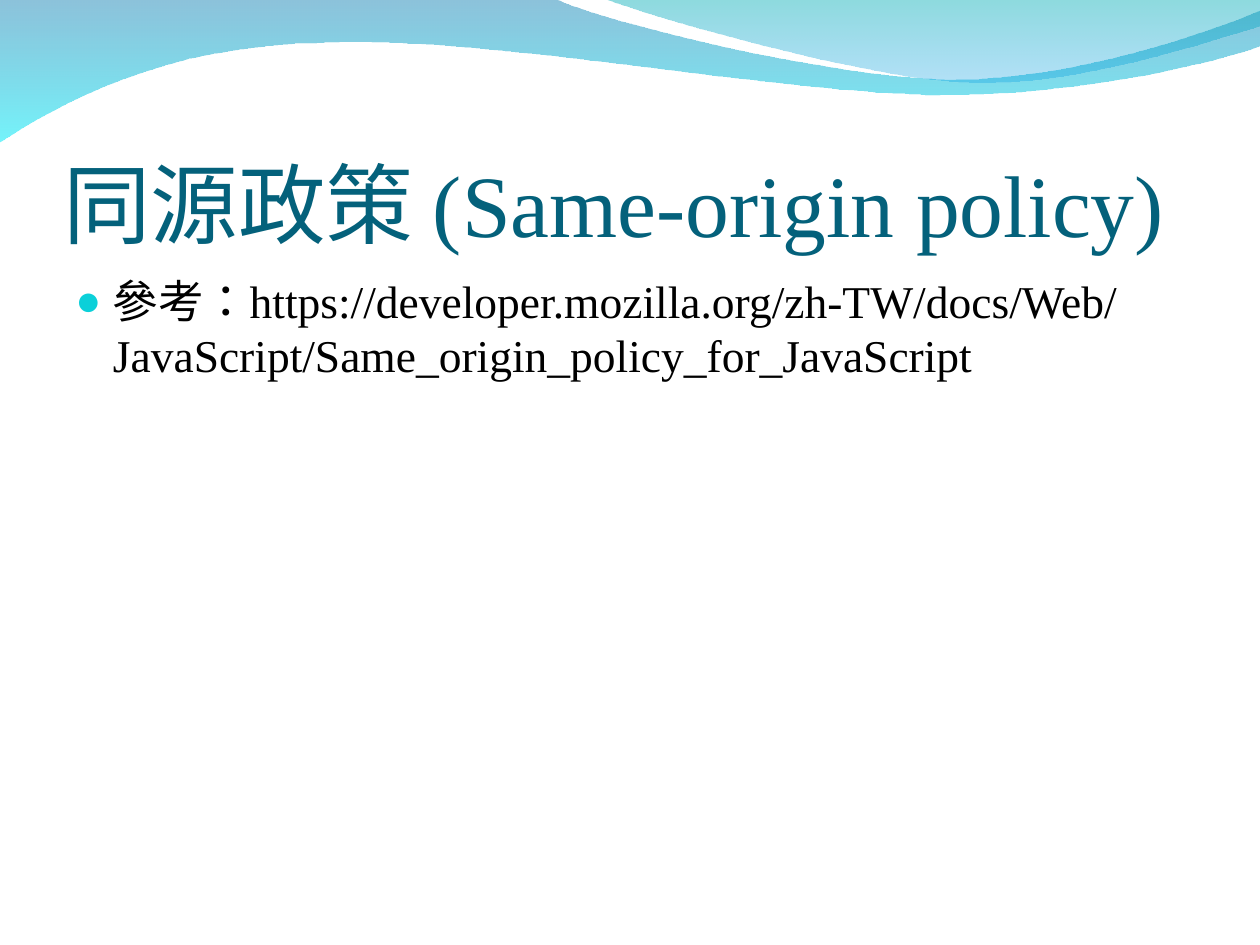
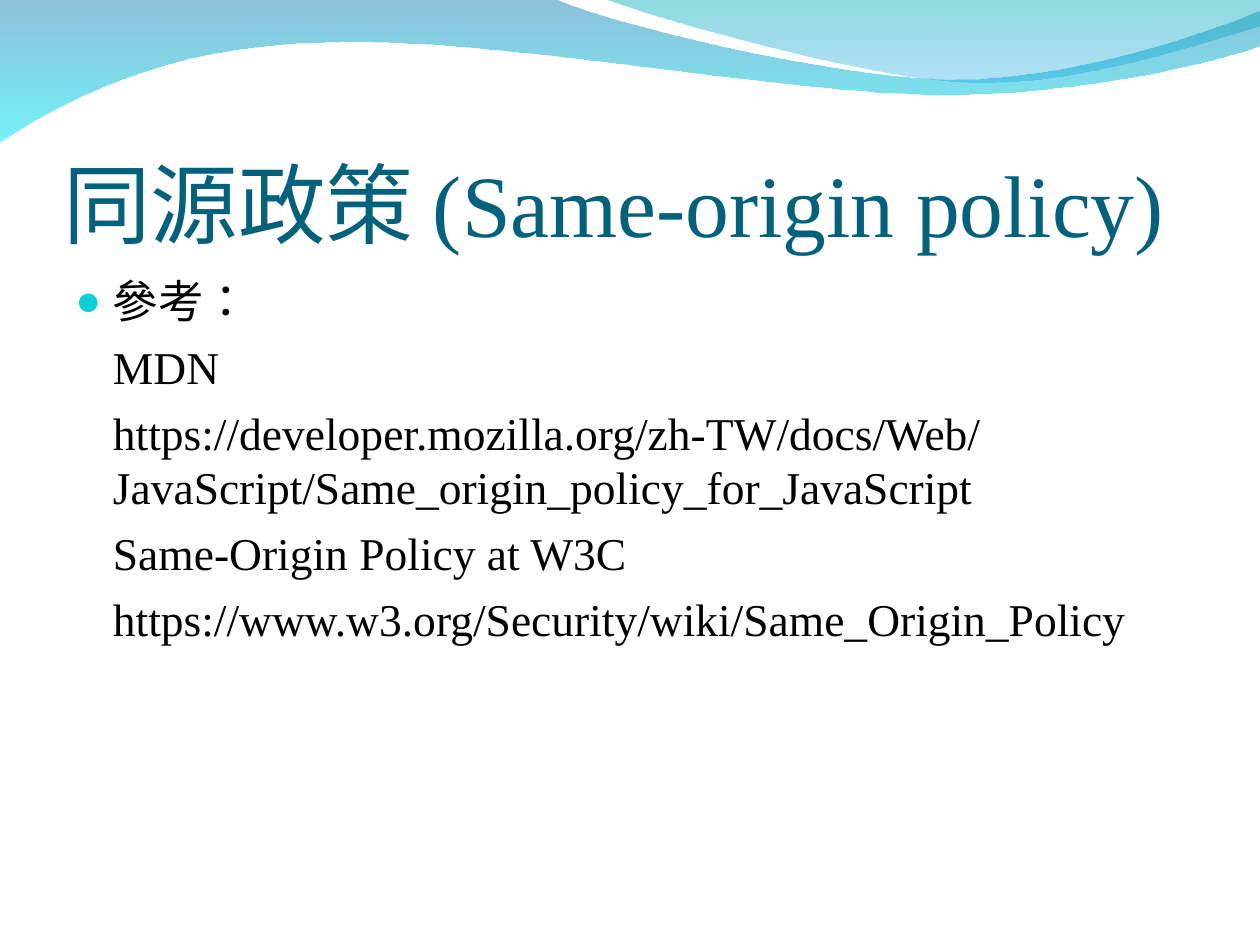
Before and after one commit to peter279k/regular_meeting, a slide deck: slide 6 of WebServer.ppt. Drawn at 1260x945 pixels with LibreOffice and Linux fonts; fonts in the diff are those of the drawing; background and template pictures are left out. Boxes give left, top, right and bottom in pixels: in the first picture for what was removed or moved away, otherwise in the second. Text is boxed around its words. In the diff, an @@ line names an element or a change of style, - is before the commit and + after.

Commit message:
modify web server

```diff
--- a/WebServer.ppt
+++ b/WebServer.ppt
@@ text at (113, 279, 1125, 645): text changed @@
-● 參考：https://developer.mozilla.org/zh-TW/docs/Web/JavaScript/Same_origin_policy_for_JavaScript
+● 參考：
+MDN
+https://developer.mozilla.org/zh-TW/docs/Web/JavaScript/Same_origin_policy_for_JavaScript
+Same-Origin Policy at W3C
+https://www.w3.org/Security/wiki/Same_Origin_Policy
```
